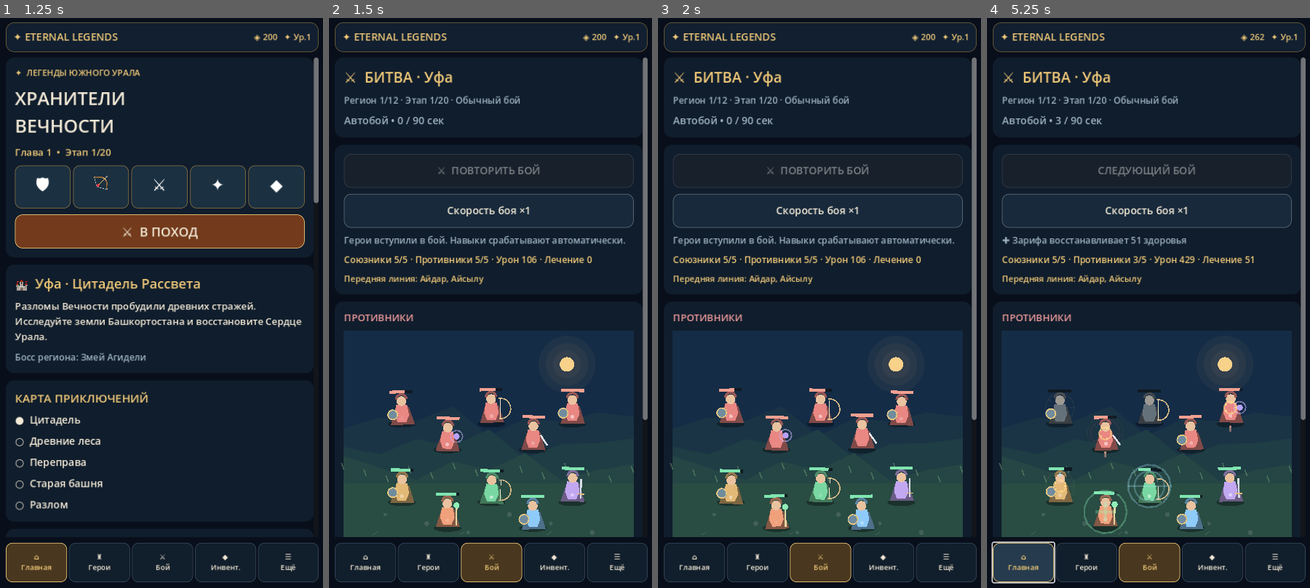
Above: before the commit, frames 1-4 (left to right).
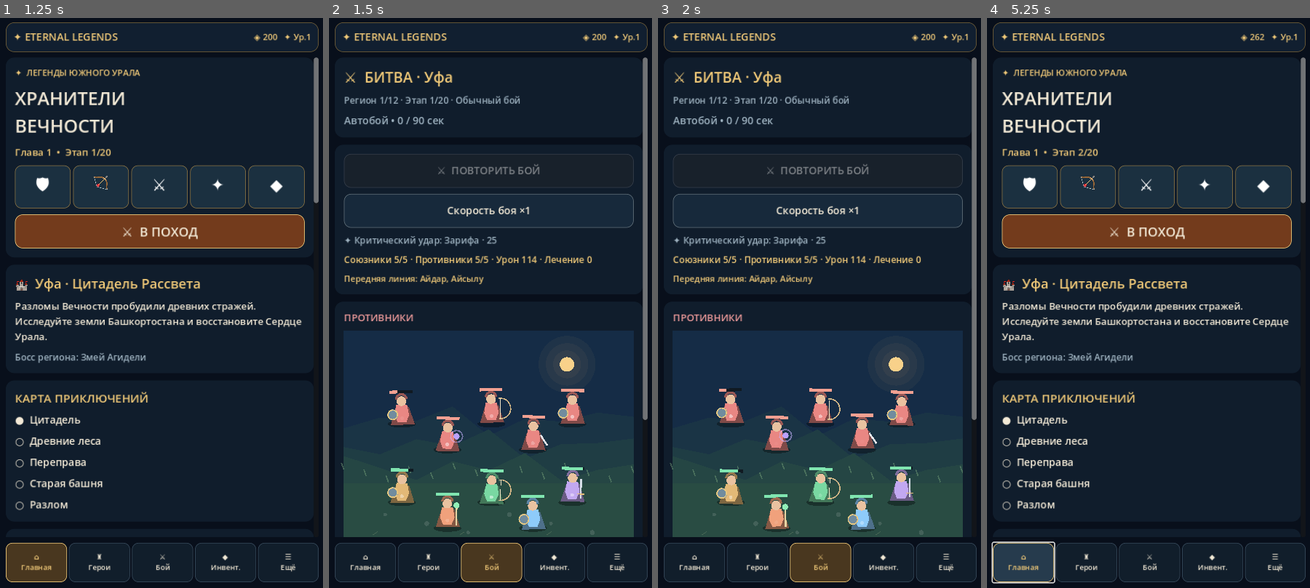
Above: after the commit, the same moments.

Repository: maillunex-lang/5x5
Game: Godot game, scene res://scenes/main.tscn
Two runs of this game, one before a commit and one after it. Both use one fixed random seed, a clock stepped at 60 frames per second and the inputs below.
Inputs (mouse positions are in pixels of both pictures, inside the frame that each line leads up to):
- Up to frame 1 (1.25 s): click "НАЧАТЬ ПРИКЛЮЧЕНИЕ" at 0.5 s
- Up to frame 2 (1.5 s): click "⚔ В ПОХОД" at 1.25 s
- Up to frame 3 (2 s): no input
- Up to frame 4 (5.25 s): click "Скорость боя ×1" at 2 s; click "Скорость боя ×2" at 2.75 s; click (1145, 171) at 3.5 s, where only the run before the commit has a clickable "СЛЕДУЮЩИЙ БОЙ"; click "Скорость боя ×4" at 4.25 s; click "⌂ Главная" at 5 s

Frame 1 is identical in both runs. In frame 2, 0.7% of the frame differs, in the area x 4-92%, y 38-84%; in frame 3, 0.7%; in frame 4, 45%, in the area x 3-99%, y 9-99%.

Commit message:
feat(v9.1-v9.5): combat focus, balance, progression, AFK and performance

Diff:
--- a/scripts/main.gd
+++ b/scripts/main.gd
@@ -93,6 +93,7 @@
 var auto_repeat := false
 var victory_count := 0
 var arena_redraw_accumulator := 0.0
+var battle_hud_accumulator := 0.0
 # v1.1–v1.5: persistent equipment, boss rewards, daily tasks, achievements, UX.
 const EQUIPMENT := [
  {"name":"Клинок Агидели", "slot":"Оружие", "atk":8, "hp":0, "cost":220},
@@ -485,6 +486,8 @@
   _label(info_column,"Навык: %s" % h.skill,14,GOLD)
   _label(info_column,"Мастерство: %d/5" % int(hero_mastery[i]),14,GOLD)
   _label(info_column,"Бонус мастерства: +%d HP · +%d атаки" % [int(hero_mastery[i]) * 12,int(hero_mastery[i]) * 3],13,MUTED)
+  if int(hero_mastery[i]) < 5:
+   _label(info_column,"Следующий ранг: +12 HP · +3 атаки",13,Color("#8de4b9"))
   var mastery_button := _button("Улучшить · %d зол." % (150 * (int(hero_mastery[i]) + 1)))
   mastery_button.disabled = int(hero_mastery[i]) >= 5 or gold < 150 * (int(hero_mastery[i]) + 1)
   mastery_button.pressed.connect(_upgrade_hero_mastery.bind(i))
@@ -507,6 +510,7 @@
  _label(upgrade,"ОБУЧЕНИЕ ГЕРОЕВ",20,GOLD)
  var cost := 100 * level
  _label(upgrade,"Уровень отряда: %d • Цена: %d золота" % [level,cost],17)
+ _label(upgrade,"Следующий уровень: +15 HP и +3 атаки каждому герою",14,Color("#8de4b9"))
  var equipment_button := _button("СНАРЯЖЕНИЕ ГЕРОЕВ")
  equipment_button.pressed.connect(_navigate.bind("equipment"))
  upgrade.add_child(equipment_button)
@@ -642,6 +646,7 @@
  battle_origin_stage = stage
  tick = 0.0
  arena_redraw_accumulator = 0.0
+ battle_hud_accumulator = 0.0
  if arena != null:
   arena.call("configure", chapter - 1, party.map(func(hero_id: int) -> String: return str(HEROES[hero_id].role)))
   arena.set("reduced_effects", reduced_effects)
@@ -704,6 +709,11 @@
  if arena != null and (arena_redraw_accumulator >= (ARENA_UPDATE_INTERVAL_REDUCED if reduced_effects else ARENA_UPDATE_INTERVAL) or not active):
   arena.call("set_units", units, battle_time)
   arena_redraw_accumulator = 0.0
+ # v9.5: throttle UI text and health bars to 10 Hz, independent of simulation.
+ battle_hud_accumulator += delta
+ if battle_hud_accumulator < (ARENA_UPDATE_INTERVAL_REDUCED if reduced_effects else ARENA_UPDATE_INTERVAL) and active:
+  return
+ battle_hud_accumulator = 0.0
  _update_bars()
  if battle_status != null and active:
   battle_status.text = "Автобой • %d / 90 сек" % mini(90,int(battle_time))
@@ -772,7 +782,18 @@
    if int(enemy.slot) < 2:
     frontline.append(enemy)
   var pool: Array = candidates if actor.role == "Убийца" or frontline.is_empty() else frontline
-  target = pool[rng.randi_range(0,pool.size()-1)]
+  # v9.1: predictable focus-fire and backline assassination.
+  # Sort by current HP fraction; ties resolve by slot for replayable results.
+  var chosen: Dictionary = pool[0]
+  if actor.role == "Убийца":
+   for candidate in candidates:
+    if int(candidate.slot) >= 2 and (int(chosen.slot) < 2 or float(candidate.hp) / maxf(1.0,float(candidate.max_hp)) < float(chosen.hp) / maxf(1.0,float(chosen.max_hp))):
+     chosen = candidate
+  else:
+   for candidate in pool:
+    if float(candidate.hp) / maxf(1.0,float(candidate.max_hp)) < float(chosen.hp) / maxf(1.0,float(chosen.max_hp)):
+     chosen = candidate
+  target = chosen
   if actor.side == 0 and actor.role == "Поддержка" and actor.energy >= 60.0:
    var ally: Dictionary = actor
    for possible in units:
@@ -821,6 +842,8 @@
    damage = int(float(damage) * 0.85)
   if actor.side == 0 and actor.role == "Маг" and actor.energy >= 70.0:
    damage = int(float(damage) * 1.35)
+  # v9.2: guard against damage spikes from stacked skill modifiers.
+  damage = clampi(damage, 1, maxi(1,int(actor.atk) * 5))
   var critical_hit := rng.randf() < 0.12
   if critical_hit:
    damage = int(float(damage)*1.5)
@@ -849,6 +872,7 @@
     8: # Auriel: a small protective blessing.
      if rng.randf() < 0.2:
       actor.shield = mini(int(float(actor.max_hp) / 3.0), int(actor.shield) + 12)
+  damage = clampi(damage, 1, maxi(1,int(actor.atk) * 8))
   var absorbed := mini(int(target.shield), damage)
   target.shield = maxi(0, int(target.shield) - absorbed)
   damage -= absorbed
@@ -1043,6 +1067,8 @@
   var remaining := maxi(0,EXPEDITION_SECONDS - maxi(0, int(Time.get_unix_time_from_system()) - expedition_start))
   _label(p,"Регион: %s" % REGIONS[expedition_region].name,18)
   _label(p,"Осталось: %d мин" % int(ceil(float(remaining)/60.0)),17)
+  _progress_meter(p,EXPEDITION_SECONDS - remaining,EXPEDITION_SECONDS,Color("#8de4b9"))
+  _label(p,"Награда по завершении: %d золота и 1 реликвия" % (100 + expedition_region * 35),14,GOLD)
   var claim := _button("ЗАБРАТЬ ДОБЫЧУ" if remaining == 0 else "ЭКСПЕДИЦИЯ ИДЁТ")
   claim.disabled = remaining > 0
   claim.pressed.connect(_claim_expedition)
